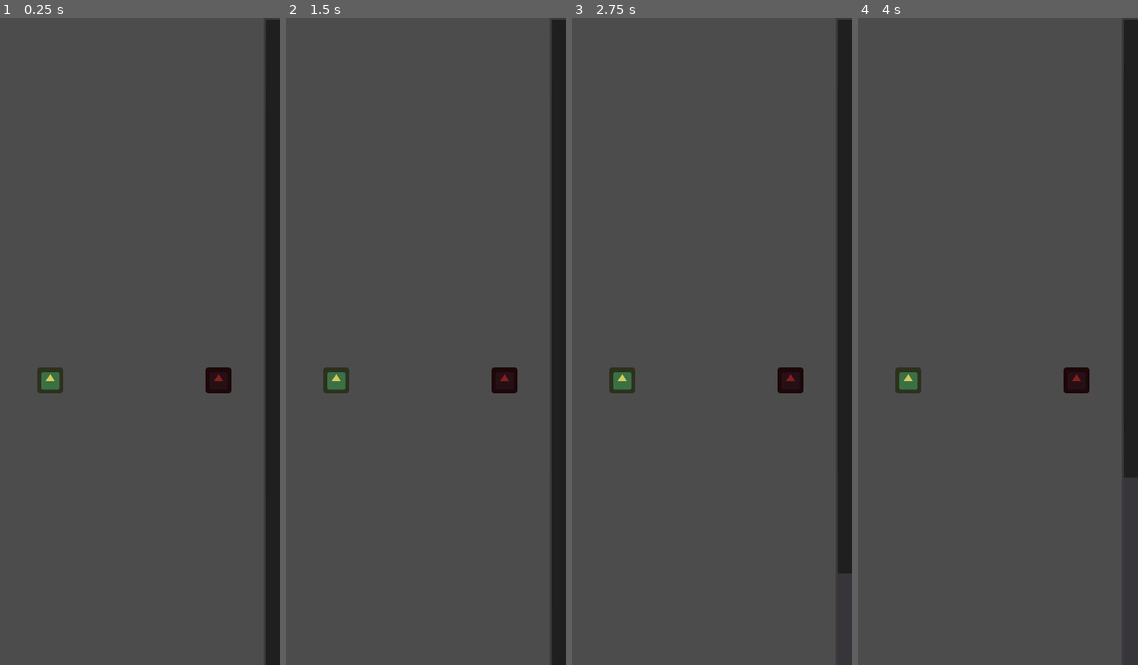
Above: before the commit, frames 1-4 (left to right).
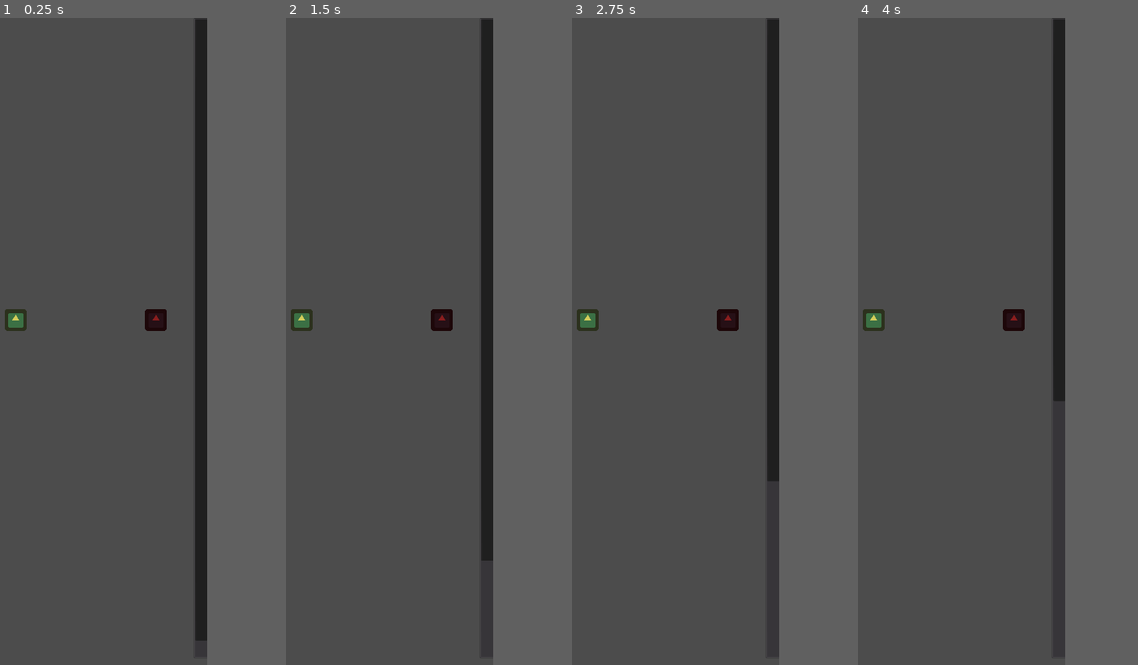
Above: after the commit, the same moments.

Repository: Jugendhackt/SWTU
Game: Godot game, scene res://scenes/Levels/CigaretteLevel.tscn
The game is run twice, just before and just after one commit, with the same random seed, the same clock (stepped at 60 frames per second) and the same inputs. Before the commit the project has no main scene; this scene is started directly in both runs. The engine's default icon, where the game draws it, is replaced by a stand-in: a white triangle on a blue panel in a dark square.
Inputs:
- Up to frame 1 (0.25 s): no input
- Up to frame 2 (1.5 s): hold Right (ui_right) 0.53-1.28 s; hold Left (ui_left) from 1.28 s (still down)
- Up to frame 3 (2.75 s): release Left (ui_left) at 2.03 s; hold Right (ui_right) from 2.03 s (still down)
- Up to frame 4 (4 s): release Right (ui_right) at 3.53 s; hold Left (ui_left) from 3.53 s (still down)
In our replay, the window is 540x800 before the commit and 450x800 after it. These sizes can differ from the game's own. Grey fills any space a smaller window leaves; there, only what the larger window draws over its background counts as a difference.

The runs differ from the first frame. In frame 1, 11% of the frame differs, in the area x 1-100%, y 0-100%; in frame 2, 10%; in frame 3, 8.8%; in frame 4, 7.5%.

Commit message:
fixed project.godot

Diff:
--- a/SWTU/project.godot
+++ b/SWTU/project.godot
@@ -16,7 +16,7 @@
 [application]
 
 config/name="New Game Project"
-run/main_scene="res://scenes/Cigarette/CigaretteLevel.tscn"
+run/main_scene="res://scenes/Levels/CigaretteLevel.tscn"
 config/icon="res://icon.png"
 
 [autoload]
@@ -27,8 +27,11 @@
 
 window/size/width=1080
 window/size/height=1920
+window/size/test_width=540
+window/size/test_height=960
 window/handheld/orientation="portrait"
-window/stretch/aspect="keep_height"
+window/stretch/mode="2d"
+window/stretch/aspect="keep"
 
 [rendering]
 
